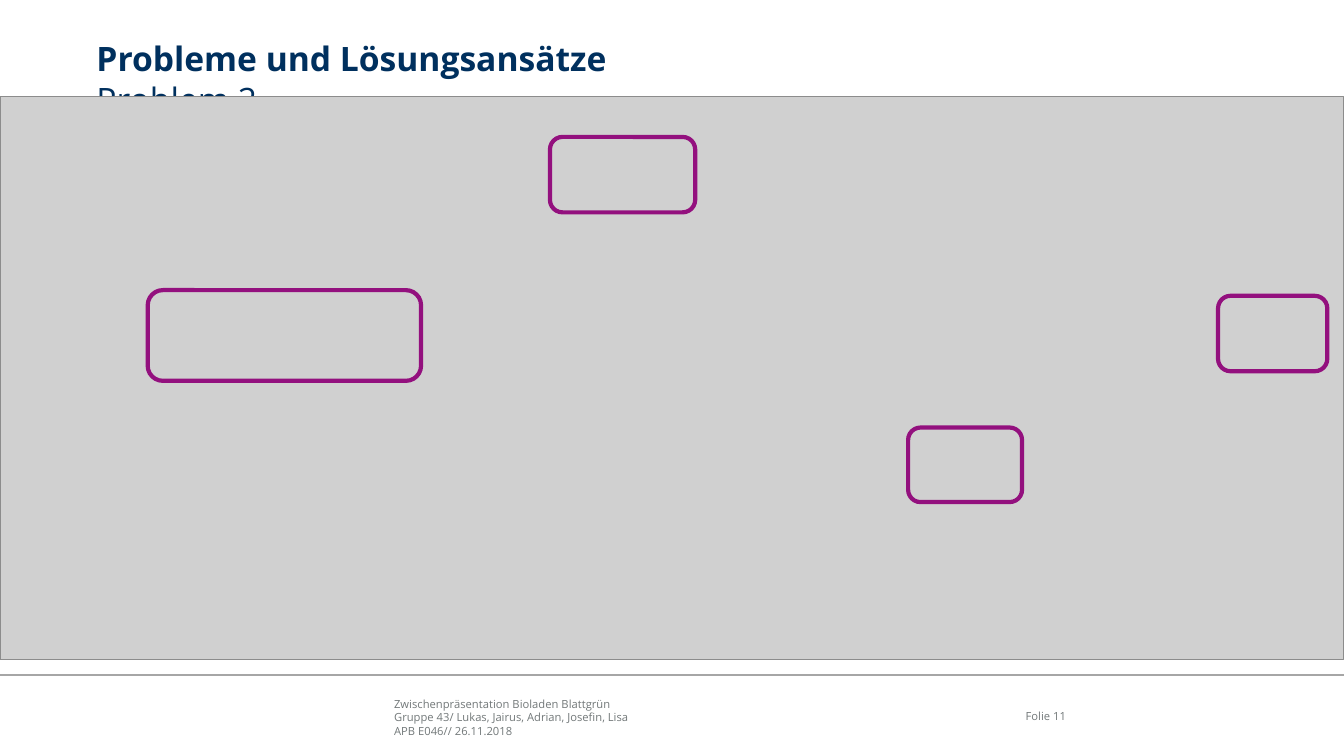
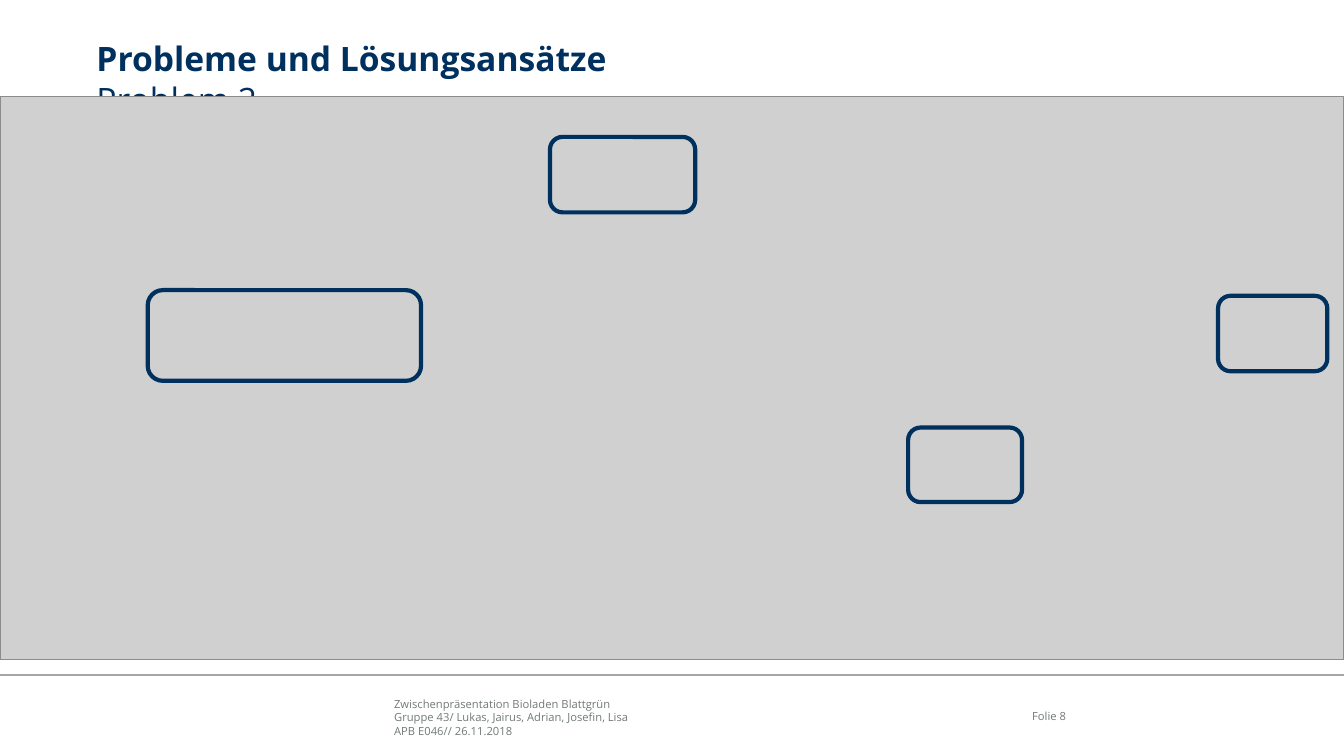
Before and after one commit to LimitlessGreen/swt18w43, a slide deck: slide 8 of src/main/presentation/Zwischenpraesentation.pptx (slide 11 before the commit). Drawn at 1344x756 pixels with LibreOffice and Linux fonts; fonts in the diff are those of the drawing; grey boxes stand for pictures; background and template pictures are left out. Boxes give left, top, right and bottom in pixels: in the first picture for what was removed or moved away, otherwise in the second. Text is boxed around its words. In the diff, an @@ line names an element or a change of style, - is before the commit and + after.

```diff
--- a/src/main/presentation/Zwischenpraesentation.pptx
+++ b/src/main/presentation/Zwischenpraesentation.pptx
@@ outline #93107E 3 pt to #00305E 3 pt in 4 elements at [1218,295,1327,371], [551,137,696,213], [908,427,1022,502], [148,290,421,381] @@
@@ page number at [1032,712,1066,720]: text changed @@
-Folie 11
+Folie 8
```
Also in this commit, not shown: 4 other slides changed, 1 slide added, 4 slides removed.
